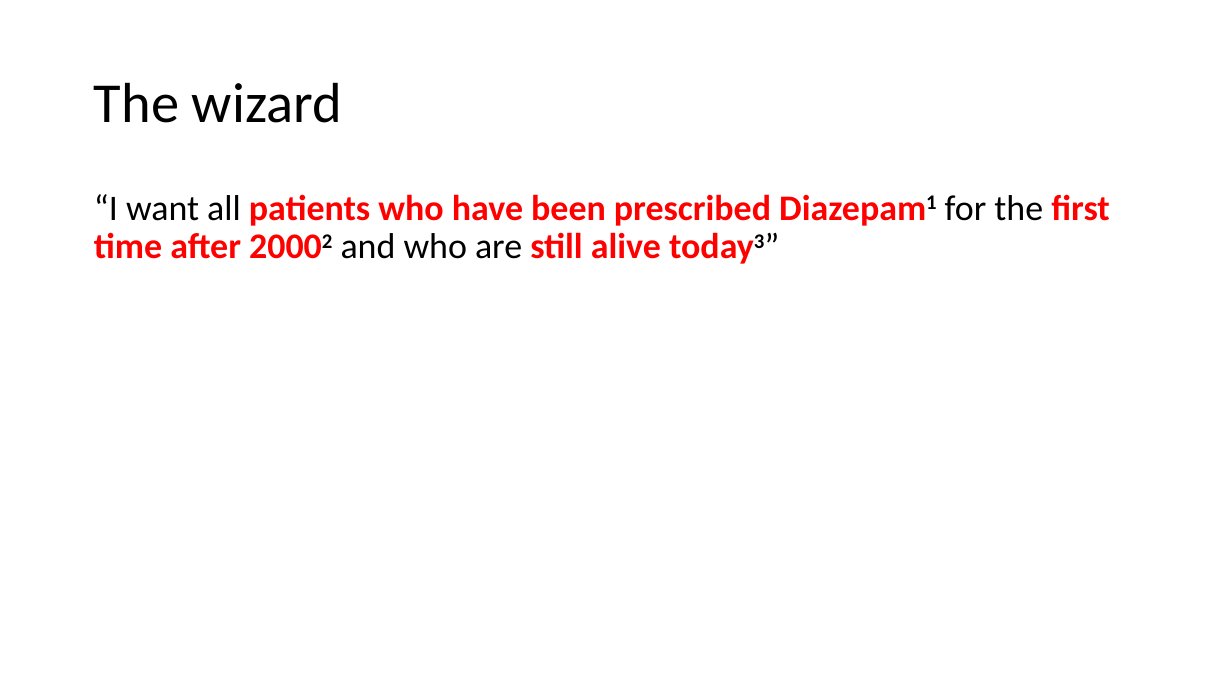
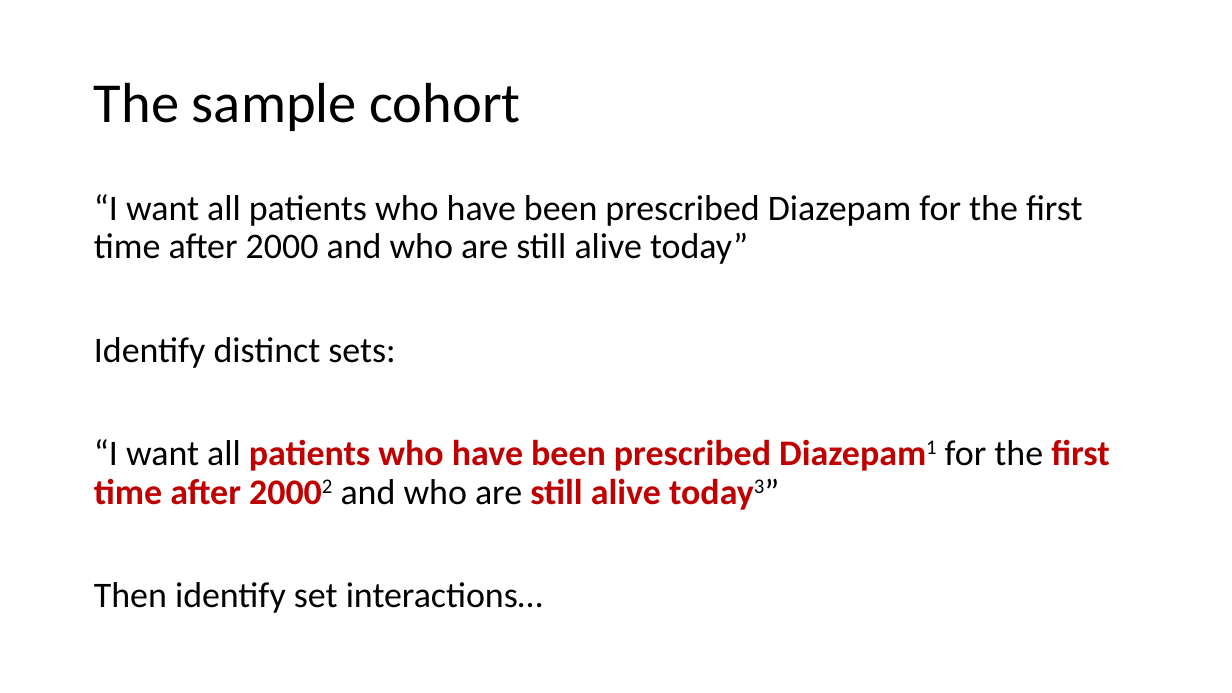
Before and after one commit to HicServices/RDMP, a slide deck: slide 7 of Documentation/Training/CohortBuilder.pptx (slide 5 before the commit). Drawn at 1232x693 pixels with LibreOffice and Linux fonts; fonts in the diff are those of the drawing. Boxes give left, top, right and bottom in pixels: in the first picture for what was removed or moved away, otherwise in the second. Text is boxed around its words. In the diff, an @@ line names an element or a change of style, - is before the commit and + after.

Commit message:
Added some more slides

```diff
--- a/Documentation/Training/CohortBuilder.pptx
+++ b/Documentation/Training/CohortBuilder.pptx
@@ title at (94,82,520,131): text changed @@
-The wizard
+The sample cohort
@@ text at (94,194,1083,368): paragraphs added @@
+“I want all patients who have been prescribed Diazepam for the first time after 2000 and who are still alive today”
+Identify distinct sets:
@@ text at (94,439,1110,505): text colour #FF0000 to #C00000 in "patients who have been prescribed Diazepam1 first ..."; bold off in "Diazepam1 20002 today3”" @@
@@ text at (94,582,543,613): paragraph added @@
+Then identify set interactions…
```
Also in this commit, not shown: 1 other slide changed, 5 slides added, 13 slides removed.
